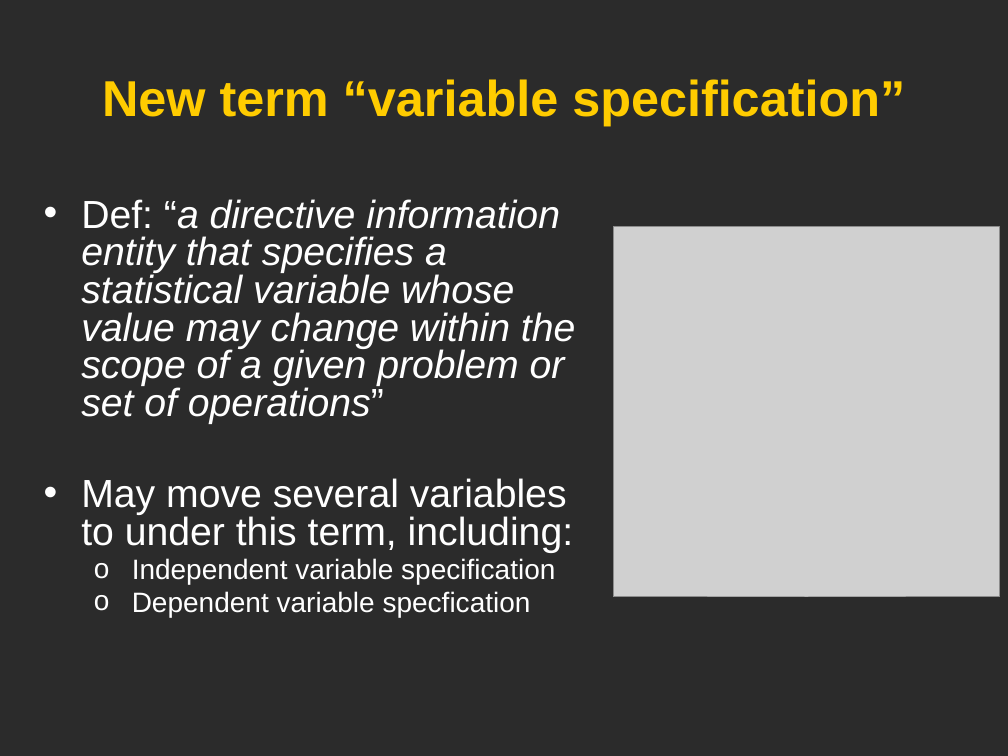
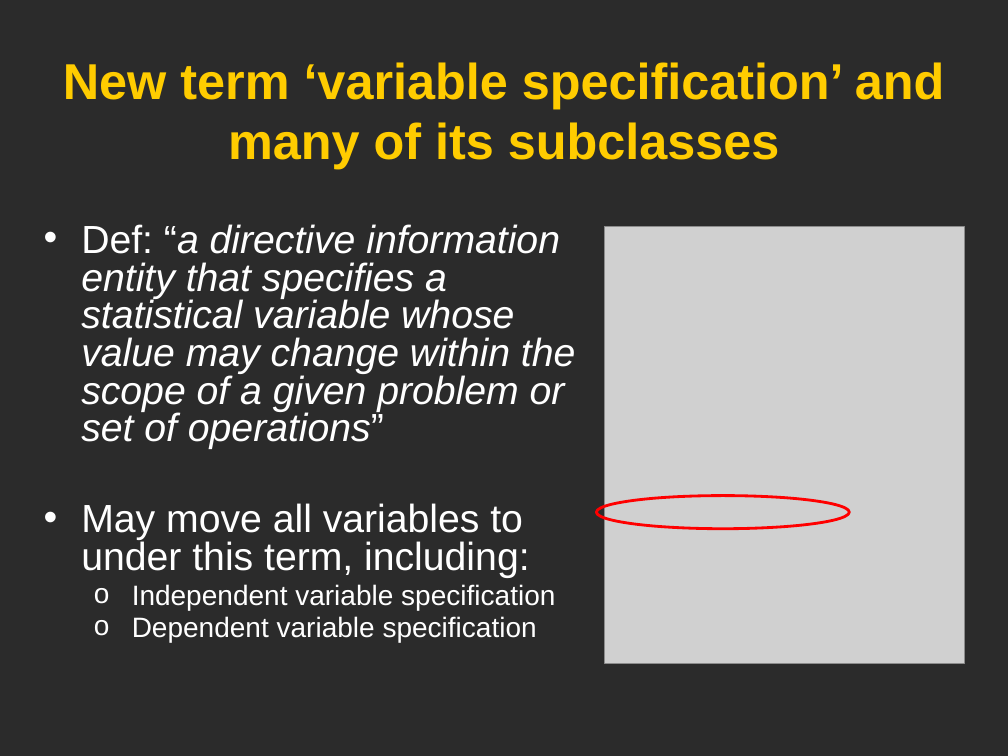
Before and after one commit to obi-ontology/obi-legacy-svn, a slide deck: slide 9 of trunk/docs/presentations/OBI workshop May 2012 Ann Arbor/OBI Statistics/OBIstat_Apr82013.pptx. Drawn at 1008x756 pixels with LibreOffice and Linux fonts; fonts in the diff are those of the drawing; grey boxes stand for pictures; background and template pictures are left out; a plain dark background stands for a picture behind light text. Boxes give left, top, right and bottom in pixels: in the first picture for what was removed or moved away, otherwise in the second. Text is boxed around its words. In the diff, an @@ line names an element or a change of style, - is before the commit and + after.

```diff
--- a/trunk/docs/presentations/OBI workshop May 2012 Ann Arbor/OBI Statistics/OBIstat_Apr82013.pptx
+++ b/trunk/docs/presentations/OBI workshop May 2012 Ann Arbor/OBI Statistics/OBIstat_Apr82013.pptx
@@ title at (x1=63, y1=62, x2=945, y2=169): text changed @@
-New term “variable specification”
+New term ‘variable specification’ and many of its subclasses
@@ text "Def: “a directive information entity ..." moved from (x1=81, y1=199, x2=575, y2=617) to (x1=81, y1=224, x2=575, y2=642) @@
@@ picture resized from (x1=613, y1=227, x2=999, y2=597) to (x1=605, y1=227, x2=965, y2=663) @@
@@ text at (x1=81, y1=503, x2=529, y2=578): text changed @@
-• May move several variables to under this term, including:
+• May move all variables to under this term, including:
@@ ellipse added at (x1=597, y1=496, x2=850, y2=529), outline #FF0000 2 pt @@
@@ text at (x1=132, y1=616, x2=537, y2=642): text changed @@
-  o Dependent variable specfication
+  o Dependent variable specification
```
Also in this commit, not shown: 4 other slides changed, 1 slide added, 3 other files.
